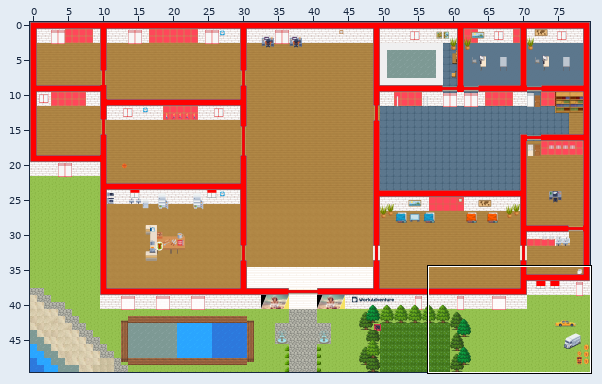
Tiled map (JSON), stored at mapShaka.tmj. Above: a wide view before the commit, with the close-up outlined.
Close-up. The starting point:
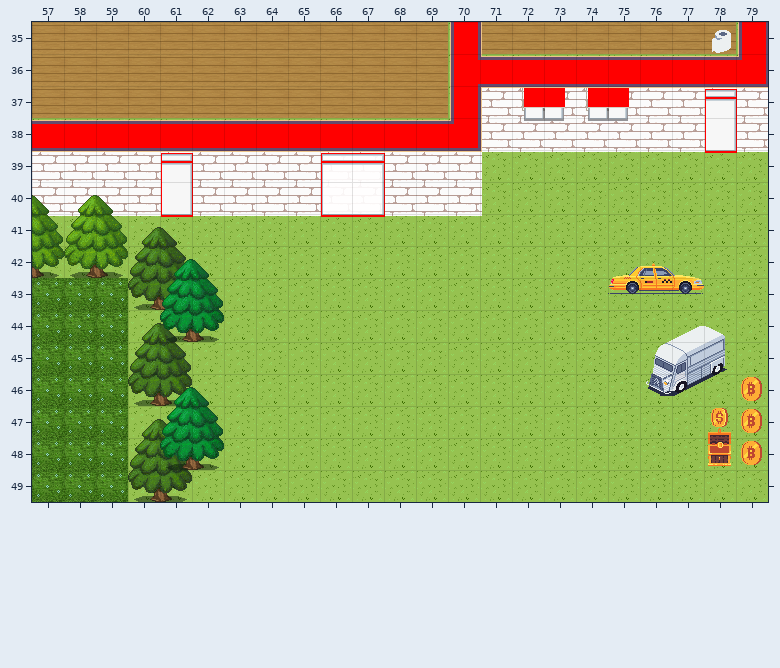
Cells are 32x32 px. Shown: x 57..79, y 35..49. The commit also changed other parts of the map, which this record leaves out.
New version:
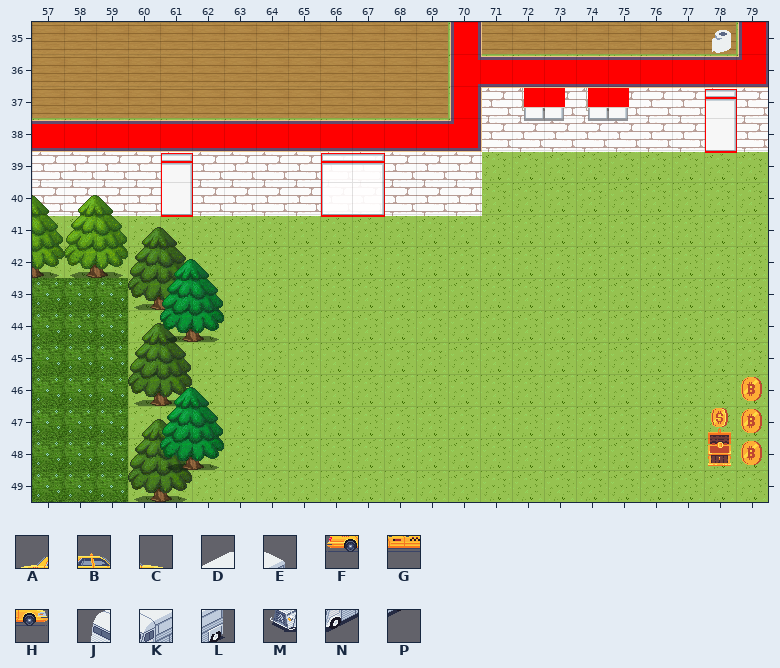
Key: from "Divers": A 462, B 463, C 464, D 471, E 472, F 476, G 477, H 478, J 484, K 485, L 486, M 498, N 499, P 500.
_ is an empty cell.
Edits made:
Layer "Plantes et Deco":
y 42: x 75..77 ABC -> ___
y 43: x 75..77 FGH -> ___
y 44: x 77..78 DE -> __
y 45: x 76..78 JKL -> ___
y 46: x 76..78 MNP -> ___
